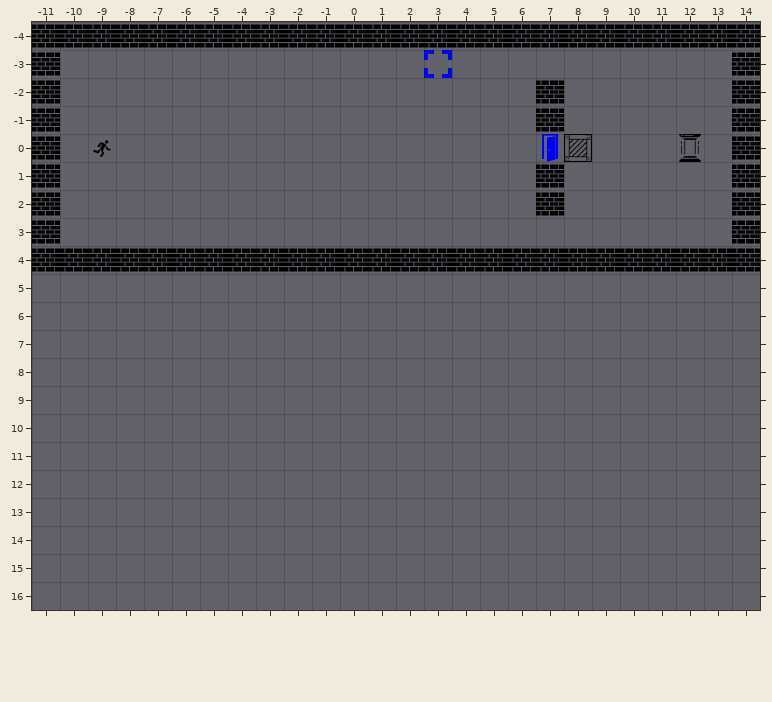
One commit to this Tiled map: LevelDesign/level5.tmx. The first picture shows the starting point.
Cells are 64x64 px. Shown: x -11..14, y -4..16.
Once edited:
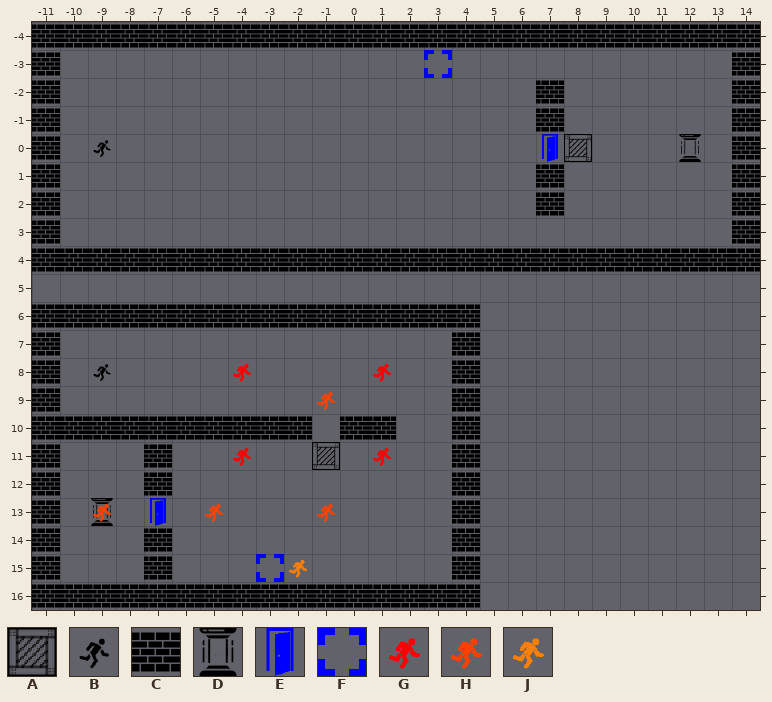
Key: from "sprites": A 1 "crate", B 5 "player", C 7 "wall_horizontal", D 9 "teleporter", E 16 "door_open_blue", F 22 "pressure_plate_blue", G 34 "player1", H 35 "player2", J 36 "player3".
_ is an empty cell.
Tiles of an added or newly shown layer are drawn over the layers below it.
See-through tiles are keyed as they look on the map.
Difference:
Layer "Tile Layer 1":
There is now tile A in row 11 at x -1.
There is now tile B in row 8 at x -9.
There is now tile C in row 6 at x -11 to 4; in rows 7 to 9 at x -11 and 4; in row 10 at x -11 to -2, 0 to 1 and 4; in rows 11 to 12 at x -11, -7 and 4; in row 13 at x -11 and 4; in rows 14 to 15 at x -11, -7 and 4.
There is now tile C in row 16 at x -11 to 4.
There is now tile D in row 13 at x -9.
There is now tile E in row 13 at x -7.
There is now tile F in row 15 at x -3.
Layer "Tile Layer 2" (added):
There is now tile G in row 8 at x -4 and 1; in row 11 at x -4 and 1.
There is now tile H in row 9 at x -1; in row 13 at x -9, -5 and -1.
There is now tile J in row 15 at x -2.
